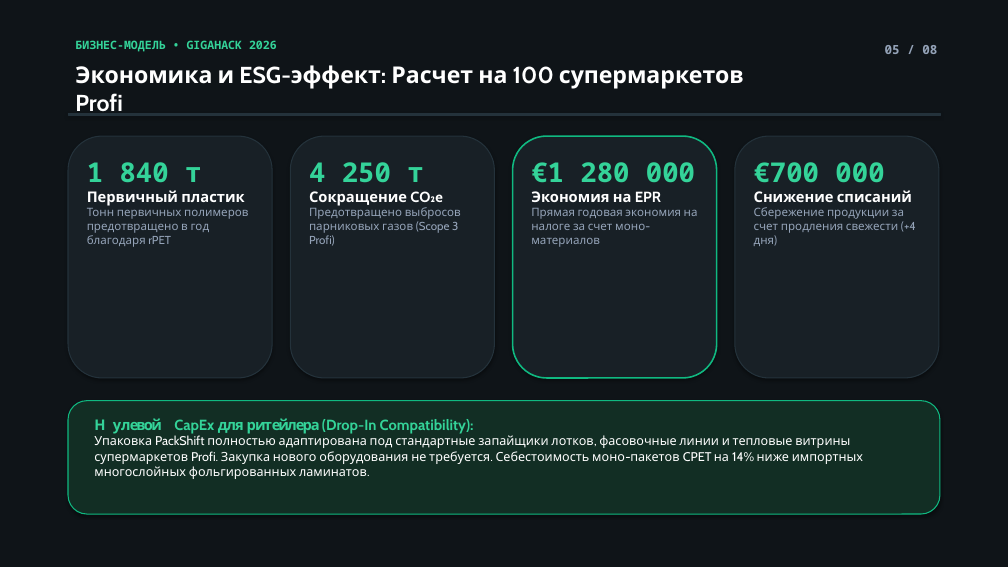
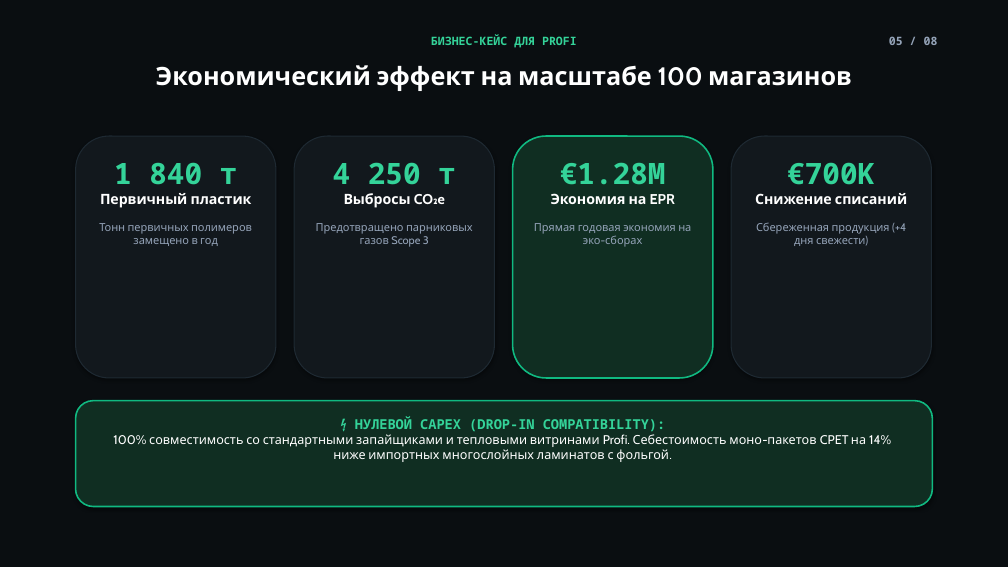
Before and after one commit to lisqrn/Hackaton-202636, a slide deck: slide 5 of PackShift_Profi_Gigahack2026.pptx. Drawn at 1008x567 pixels with LibreOffice and Linux fonts; fonts in the diff are those of the drawing. Boxes give left, top, right and bottom in pixels: in the first picture for what was removed or moved away, otherwise in the second. Text is boxed around its words. In the diff, an @@ line names an element or a change of style, - is before the commit and + after.

Commit message:
style: minimalist centered presentation with diagrams, process schemas, and deeptech typography

```diff
--- a/PackShift_Profi_Gigahack2026.pptx
+++ b/PackShift_Profi_Gigahack2026.pptx
@@ rectangle at bbox=[0, 0, 1008, 567]: fill #0F1418 to #0A0E11; outline #0F1418 0.75 pt to #0A0E11 0.75 pt @@
@@ text at bbox=[431, 34, 577, 48]: text changed @@
-БИЗНЕС-МОДЕЛЬ • GIGAHACK 2026
+БИЗНЕС-КЕЙС ДЛЯ PROFI
@@ text "05 / 08": place and size @@
-text "05 / 08" at bbox=[885, 45, 937, 54]
+text "05 / 08" at bbox=[889, 36, 938, 45]
@@ text "05 / 08" at bbox=[889, 36, 938, 45]: size 12 to 11 pt @@
@@ text at bbox=[156, 65, 852, 91]: text changed; size 22 to 24 pt @@
-Экономика и ESG-эффект: Расчет на 100 супермаркетов Profi
+Экономический эффект на масштабе 100 магазинов
@@ rectangle removed at bbox=[68, 113, 940, 115] @@
@@ rounded rectangle: place and size @@
-rounded rectangle at bbox=[68, 136, 272, 378]
+rounded rectangle at bbox=[76, 136, 276, 378]
@@ rounded rectangle: place and size @@
-rounded rectangle at bbox=[290, 136, 495, 378]
+rounded rectangle at bbox=[294, 136, 495, 378]
@@ rounded rectangle: place and size @@
-rounded rectangle at bbox=[513, 136, 717, 378]
+rounded rectangle at bbox=[513, 136, 713, 378]
@@ rounded rectangle at bbox=[513, 136, 713, 378]: fill #182026 to #102E22 @@
@@ fill #182026 to #12181D; outline #24323B 1 pt to #1E2932 1 pt in 3 elements at bbox=[294, 136, 495, 378], bbox=[76, 136, 276, 378], bbox=[731, 136, 932, 378] @@
@@ rounded rectangle: place and size @@
-rounded rectangle at bbox=[735, 136, 939, 378]
+rounded rectangle at bbox=[731, 136, 932, 378]
@@ text at bbox=[114, 162, 238, 185]: size 26 to 28 pt in "1 840 т"; size 14 to 13.5 pt in "Первичный пластик"; alignment left to centre @@
@@ text at bbox=[333, 162, 456, 185]: size 26 to 28 pt in "4 250 т"; alignment left to centre @@
@@ text at bbox=[531, 162, 695, 183]: text changed; size 26 to 28 pt @@
-€1 280 000
+€1.28M
@@ text at bbox=[754, 162, 884, 183]: text changed; size 26 to 28 pt @@
-€700 000
+€700K
@@ text at bbox=[316, 193, 473, 247]: text changed; size 11 to 10.5 pt @@
-Сокращение CO₂e
-Предотвращено выбросов парниковых газов (Scope 3 Profi)
+Выбросы CO₂e
+Предотвращено парниковых газов Scope 3
@@ text at bbox=[551, 193, 675, 204]: size 14 to 13.5 pt in "Экономия на EPR"; alignment left to centre @@
@@ text at bbox=[755, 193, 907, 204]: size 14 to 13.5 pt in "Снижение списаний"; alignment left to centre @@
@@ text at bbox=[99, 223, 252, 246]: text changed; size 11 to 10.5 pt @@
-Тонн первичных полимеров предотвращено в год благодаря rPET
+Тонн первичных полимеров замещено в год
@@ text at bbox=[534, 223, 691, 247]: text changed; size 11 to 10.5 pt @@
-Прямая годовая экономия на налоге за счет моно-материалов
+Прямая годовая экономия на эко-сборах
@@ text at bbox=[756, 223, 906, 246]: text changed; size 11 to 10.5 pt @@
-Сбережение продукции за счет продления свежести (+4 дня)
+Сбереженная продукция (+4 дня свежести)
@@ rounded rectangle: place and size @@
-rounded rectangle at bbox=[68, 401, 940, 514]
+rounded rectangle at bbox=[76, 401, 932, 507]
@@ rounded rectangle at bbox=[76, 401, 932, 507]: fill #122E24 to #102E22; outline #10B981 1 pt to #10B981 1.5 pt @@
@@ text at bbox=[113, 416, 891, 462]: text changed @@
-💡 Нулевой CapEx для ритейлера (Drop-In Compatibility):
-Упаковка PackShift полностью адаптирована под стандартные запайщики лотков, фасовочные линии и тепловые витрины супермаркетов Profi. Закупка нового оборудования не требуется. Себестоимость моно-пакетов CPET на 14% ниже импортных многослойных фольгированных ламинатов.
+⚡ НУЛЕВОЙ CAPEX (DROP-IN COMPATIBILITY):
+100% совместимость со стандартными запайщиками и тепловыми витринами Profi. Себестоимость моно-пакетов CPET на 14% ниже импортных многослойных ламинатов с фольгой.
```
Also in this commit, not shown: 6 other slides changed, 1 slide added, 1 slide removed, 3 other files.
